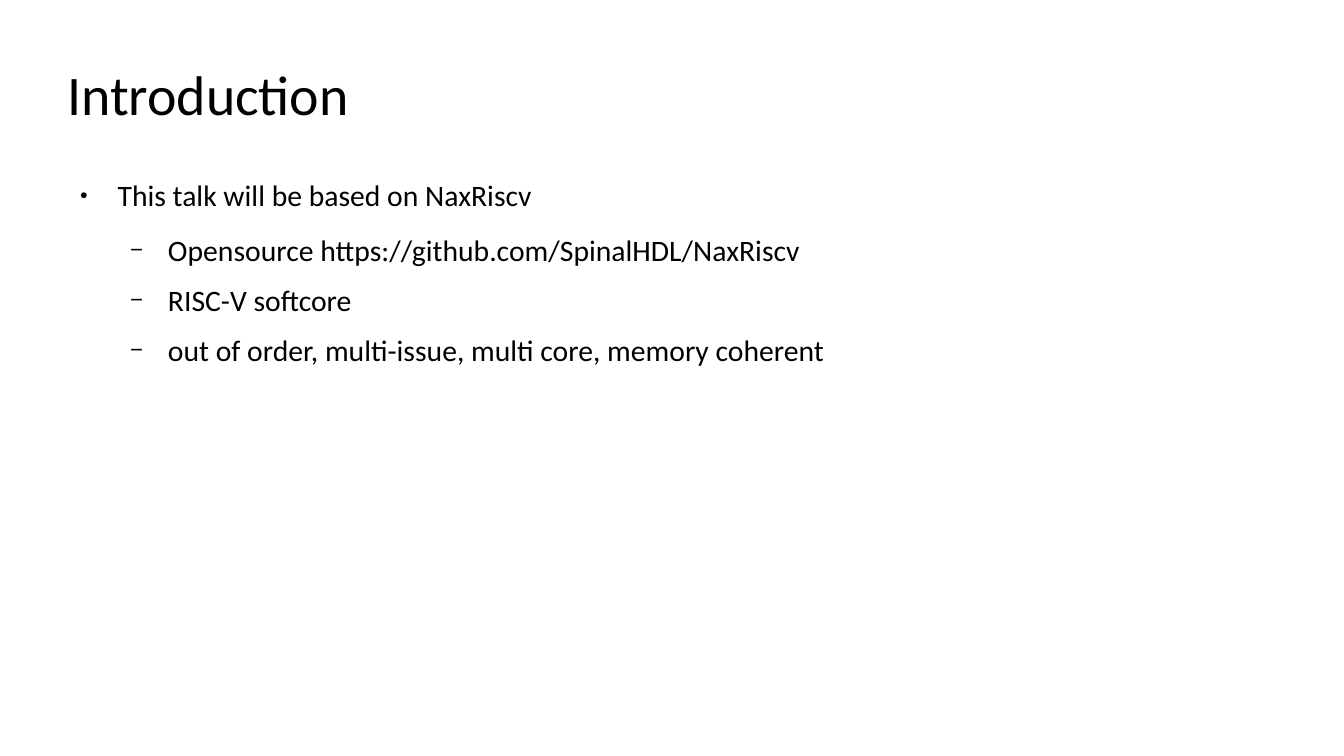
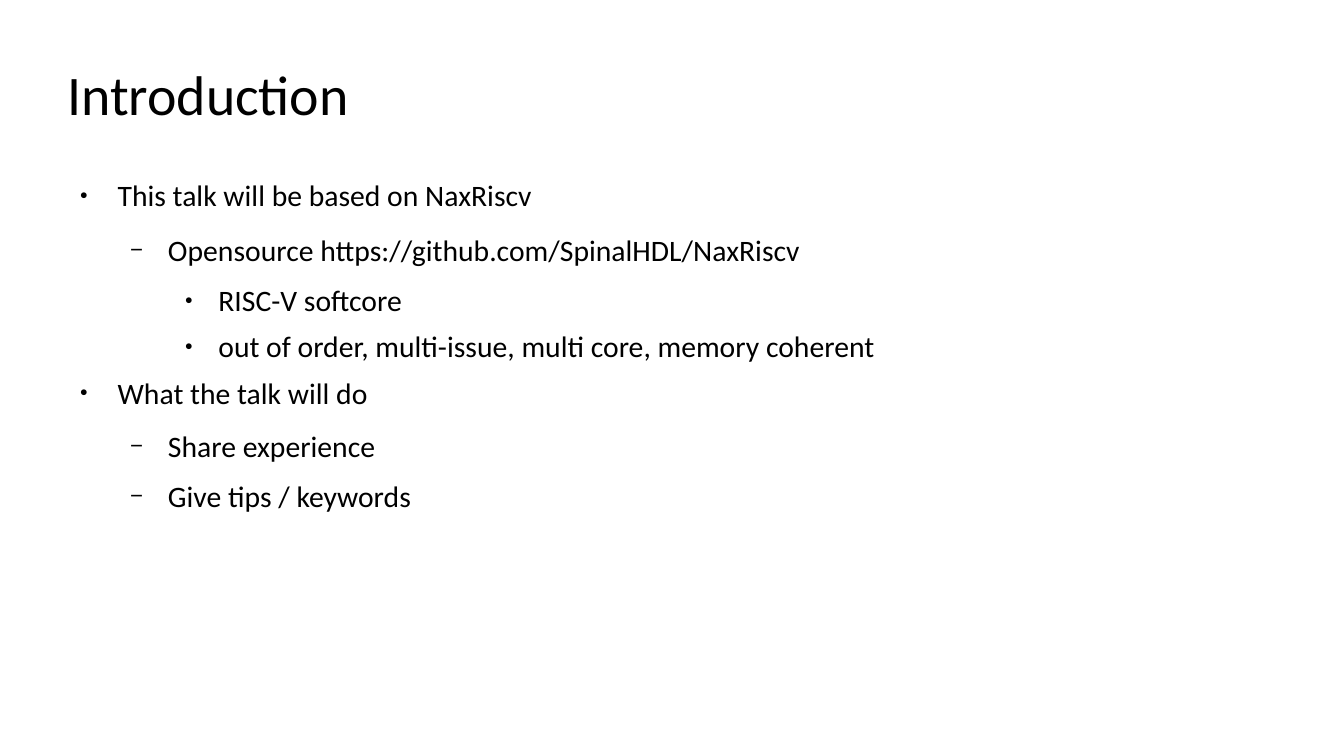
Before and after one commit to SpinalHDL/SpinalDoc, a slide deck: slide 3 of presentation/en/37c3_271223/37c3_271223.odp. Drawn at 1344x756 pixels with LibreOffice and Linux fonts; fonts in the diff are those of the drawing. Boxes give left, top, right and bottom in pixels: in the first picture for what was removed or moved away, otherwise in the second. Text is boxed around its words. In the diff, an @@ line names an element or a change of style, - is before the commit and + after.

```diff
--- a/presentation/en/37c3_271223/37c3_271223.odp
+++ b/presentation/en/37c3_271223/37c3_271223.odp
@@ text at [218,290,874,362]: bullet − to ●; list level 2 to 3 in "RISC-V softcore"; list level 2 to 3 in "out of order, multi-issue, multi ..." @@
@@ text at [118,383,411,512]: paragraphs added @@
+● What the talk will do
+  − Share experience
+  − Give tips / keywords
```
Also in this commit, not shown: 20 other slides changed, 5 slides added, 2 other files.
